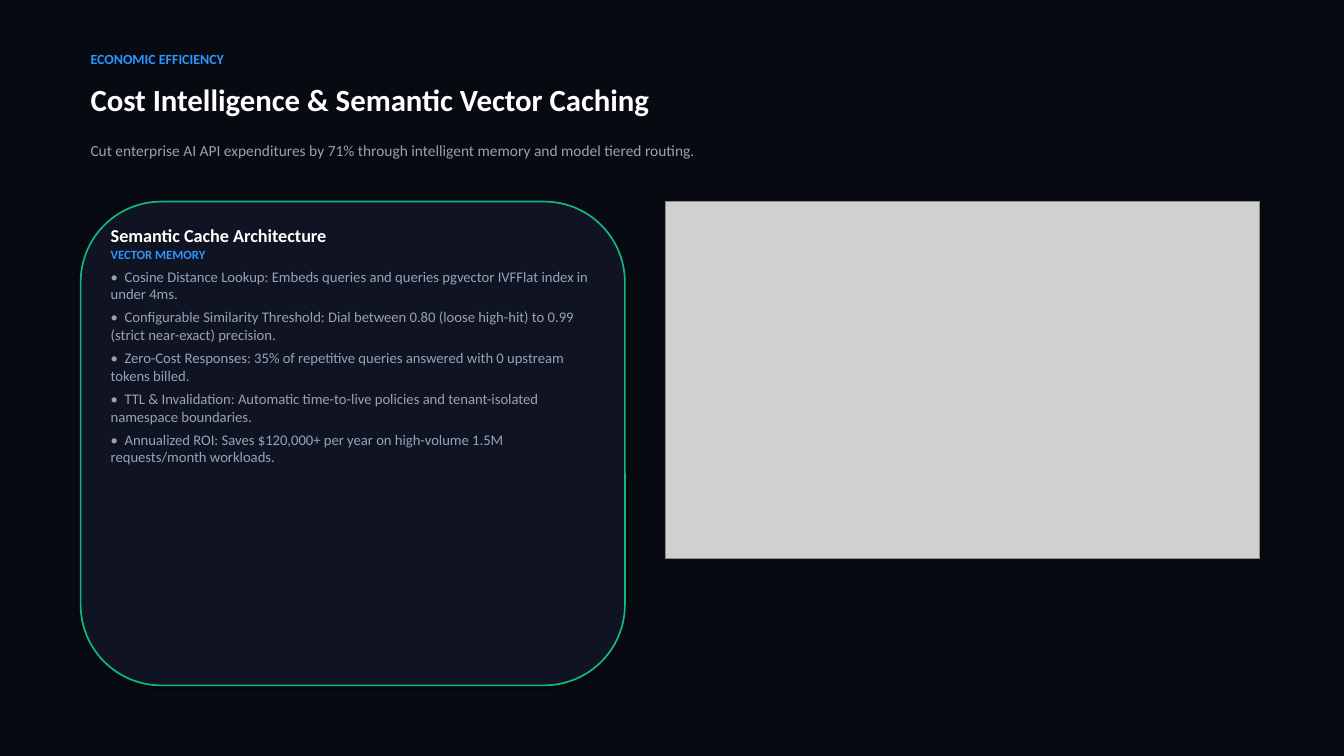
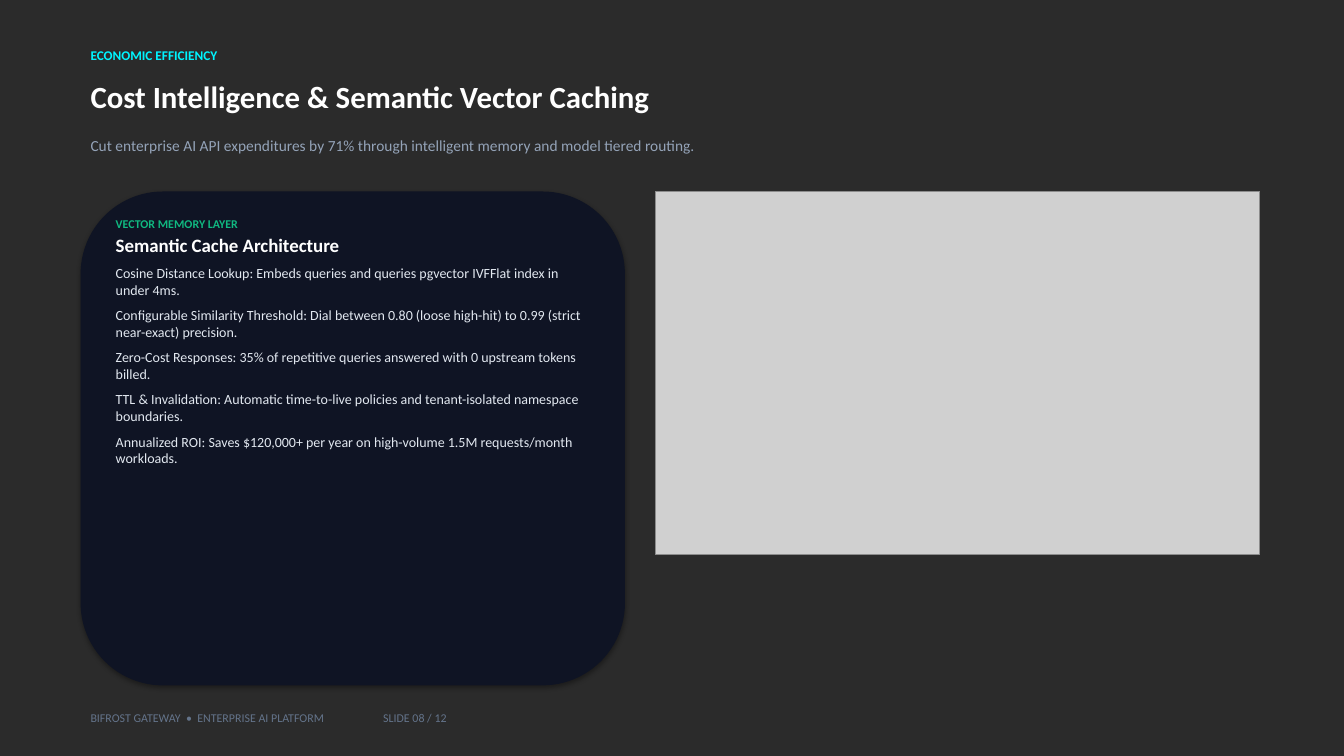
Before and after one commit to Ranjeet7680/BIFROST-GATEWAY, a slide deck: slide 8 of Bifrost_Gateway_Enterprise_Pitch.pptx. Drawn at 1344x756 pixels with LibreOffice and Linux fonts; fonts in the diff are those of the drawing; grey boxes stand for pictures; background and template pictures are left out; a plain dark background stands for a picture behind light text. Boxes give left, top, right and bottom in pixels: in the first picture for what was removed or moved away, otherwise in the second. Text is boxed around its words. In the diff, an @@ line names an element or a change of style, - is before the commit and + after.

Commit message:
feat(presentation): add cinematic keynote background, remove card lines/borders, and polish layout for PPTX and PDF decks

```diff
--- a/Bifrost_Gateway_Enterprise_Pitch.pptx
+++ b/Bifrost_Gateway_Enterprise_Pitch.pptx
@@ background #FFFFFF to picture (left out) @@
@@ rectangle removed at bbox=[0, 0, 1344, 756] @@
@@ text "ECONOMIC EFFICIENCY" at bbox=[91, 51, 217, 60]: size 10 to 9.5 pt, text colour #2997FF to #00F5FF @@
@@ text "Cut enterprise AI API expenditures ...": place and size @@
-text "Cut enterprise AI API expenditures ..." at bbox=[91, 145, 694, 159]
+text "Cut enterprise AI API expenditures ..." at bbox=[91, 140, 694, 154]
@@ rounded rectangle: place and size @@
-rounded rectangle at bbox=[81, 202, 625, 686]
+rounded rectangle at bbox=[81, 192, 625, 686]
@@ rounded rectangle at bbox=[81, 192, 625, 686]: fill #101422 to #0F1424; outline #10B981 1.2 pt to none @@
@@ picture: place and size @@
-picture at bbox=[665, 202, 1260, 559]
+picture at bbox=[655, 192, 1260, 555]
@@ text "VECTOR MEMORY LAYER": place and size @@
-text "VECTOR MEMORY LAYER" at bbox=[111, 229, 588, 465]
+text "VECTOR MEMORY LAYER" at bbox=[116, 220, 581, 463]
@@ text at bbox=[116, 220, 238, 228]: paragraph added @@
+VECTOR MEMORY LAYER
@@ text at bbox=[116, 238, 340, 252]: size 13 to 13.5 pt in "Semantic Cache Architecture"; more space between paragraphs @@
@@ text at bbox=[116, 268, 581, 463]: text changed; size 10.5 to 10 pt; text colour #94A3B8 to #E2E8F0 @@
-VECTOR MEMORY
-• Cosine Distance Lookup: Embeds queries and queries pgvector IVFFlat index in under 4ms.
-• Configurable Similarity Threshold: Dial between 0.80 (loose high-hit) to 0.99 (strict near-exact) precision.
-• Zero-Cost Responses: 35% of repetitive queries answered with 0 upstream tokens billed.
-• TTL & Invalidation: Automatic time-to-live policies and tenant-isolated namespace boundaries.
-• Annualized ROI: Saves $120,000+ per year on high-volume 1.5M requests/month workloads.
+Cosine Distance Lookup: Embeds queries and queries pgvector IVFFlat index in under 4ms.
+Configurable Similarity Threshold: Dial between 0.80 (loose high-hit) to 0.99 (strict near-exact) precision.
+Zero-Cost Responses: 35% of repetitive queries answered with 0 upstream tokens billed.
+TTL & Invalidation: Automatic time-to-live policies and tenant-isolated namespace boundaries.
+Annualized ROI: Saves $120,000+ per year on high-volume 1.5M requests/month workloads.
@@ text added at bbox=[91, 714, 447, 722], 8.5 pt, text #64748B @@
+BIFROST GATEWAY • ENTERPRISE AI PLATFORM SLIDE 08 / 12
```
Also in this commit, not shown: 11 other slides changed, 6 other files.
